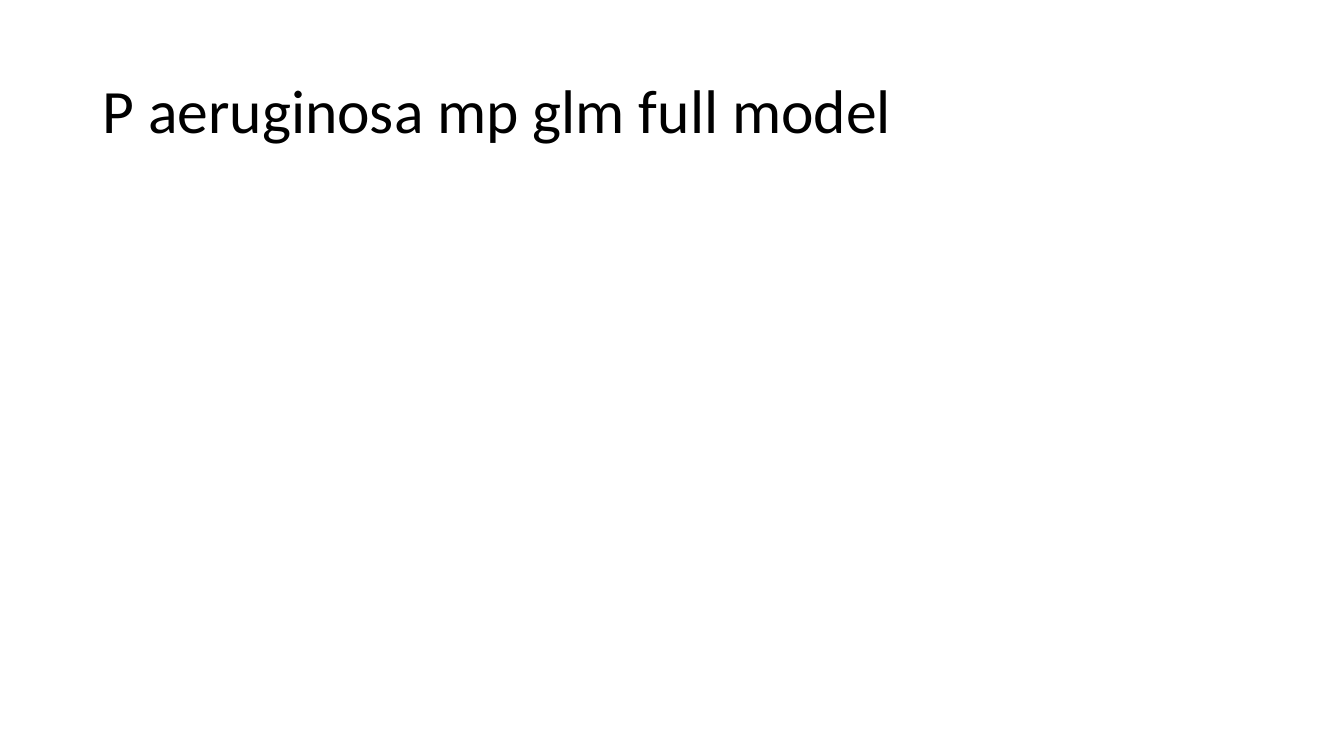
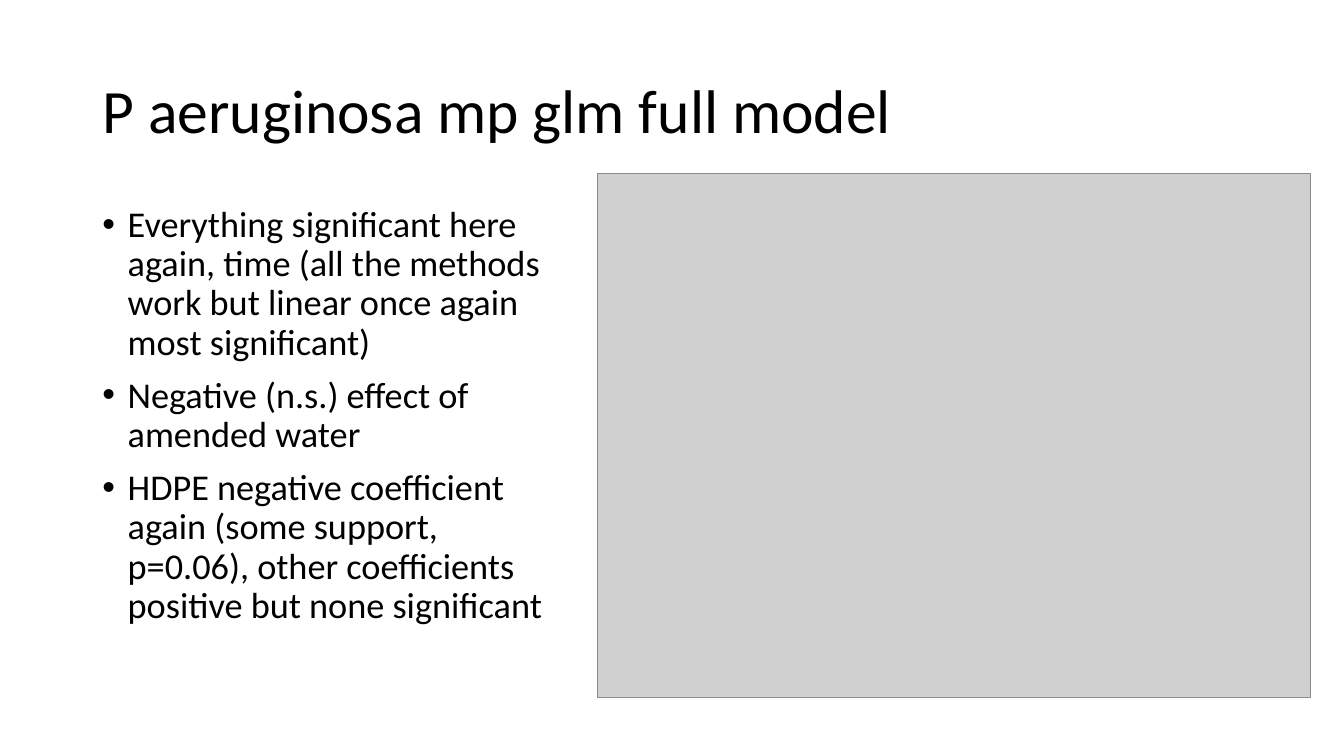
Before and after one commit to microbial-genomics/eytcheson_microplastics, a slide deck: slide 15 of pptx/glm_microplastics_water_v3.pptx (slide 14 before the commit). Drawn at 1344x756 pixels with LibreOffice and Linux fonts; fonts in the diff are those of the drawing; grey boxes stand for pictures. Boxes give left, top, right and bottom in pixels: in the first picture for what was removed or moved away, otherwise in the second. Text is boxed around its words. In the diff, an @@ line names an element or a change of style, - is before the commit and + after.

```diff
--- a/pptx/glm_microplastics_water_v3.pptx
+++ b/pptx/glm_microplastics_water_v3.pptx
@@ picture added at [598,173,1311,698] @@
@@ text added at [128,211,542,625], 25.9 pt, text #000000 @@
+• Everything significant here again, time (all the methods work but linear once again most significant)
+• Negative (n.s.) effect of amended water
+• HDPE negative coefficient again (some support, p=0.06), other coefficients positive but none significant
```
Also in this commit, not shown: 26 other slides changed, 2 slides added, 8 other files.
